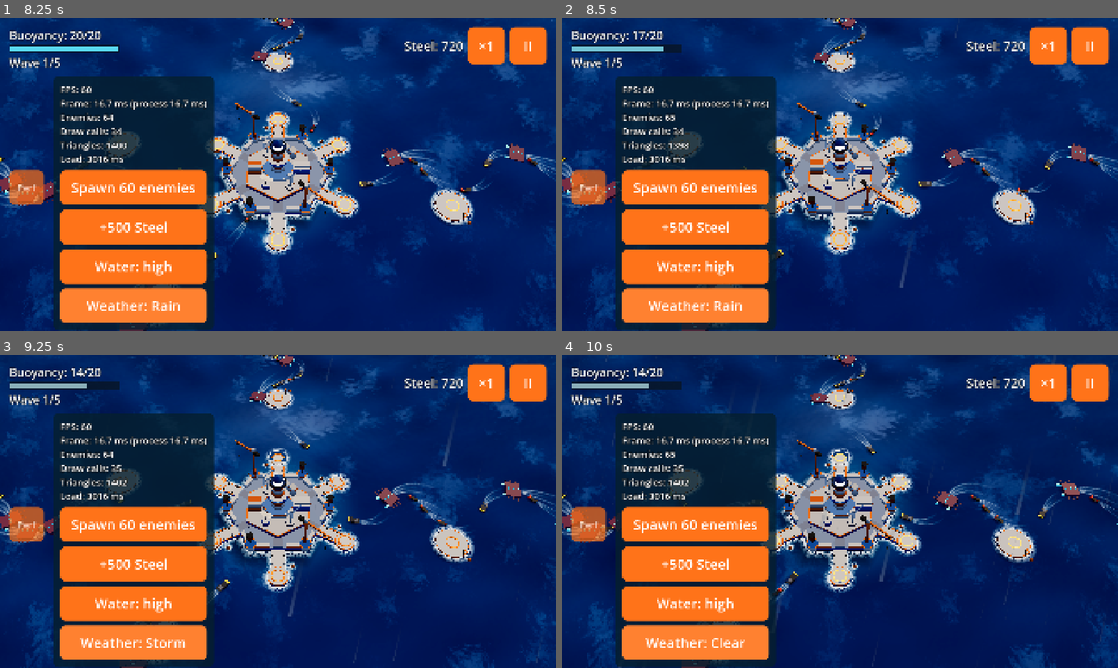
Above: before the commit, frames 1-4 (two rows, left to right).
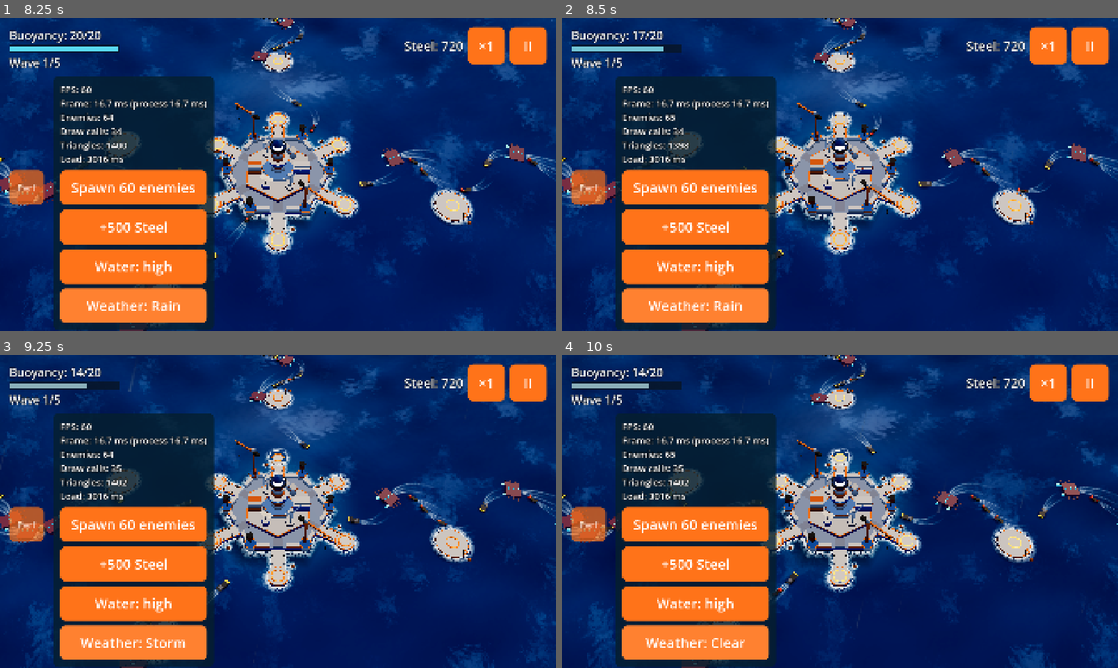
Above: after the commit, the same moments.

Repository: tinydustrystudio-hub/Hai-trinh
Game: Godot game, scene res://main/boot.tscn
The game is run twice, just before and just after one commit, with the same random seed, the same clock (stepped at 60 frames per second) and the same inputs. Sound files missing from this copy of the repository are replaced by a short silence.
Inputs:
- Up to frame 1 (8.25 s): click "×1" at 0.5 s; click "×2" at 1.25 s; click "II" at 2 s; click "Restart" at 2.75 s; click "Call wave" at 3.5 s; click "Perf" at 4.25 s; click "Spawn 60 enemies" at 5 s; click "+500 Steel" at 5.75 s; click "Water: high" at 6.5 s; click "Water: low" at 7.25 s; click "Weather: Clear" at 8 s
- Up to frame 2 (8.5 s): no input
- Up to frame 3 (9.25 s): click "Weather: Rain" at 8.75 s
- Up to frame 4 (10 s): click "Weather: Storm" at 9.5 s

Frame 1 is identical in both runs. In frame 2, less than 0.1% of the frame differs, in the area x 60-71%, y 5-87%; in frame 3, 0.1%; in frame 4, 0.2%, in the area x 7-99%, y 1-100%.

Commit message:
Góp ý 6: mưa nhẹ, mảnh và rơi chậm; phí dùng đảo tự đặt (200, +50)
Co-Authored-By: Claude Sonnet 5.5 <noreply@anthropic.com>
Claude-Session: https://claude.ai/code/session_017DSNC8MWevobFBo6fQDEF6

Diff:
--- a/core/data/economy_data.gd
+++ b/core/data/economy_data.gd
@@ -6,3 +6,29 @@
 @export var wave_bonus: int = 20
 ## Tỉ lệ hoàn lại khi bán lô cốt, trên tổng Thép đã bỏ vào nó.
 @export_range(0.0, 1.0) var sell_refund: float = 0.7
+
+@export_group("Đảo vệ tinh")
+## Đảo là vật phẩm: mua một lần là có mãi. Dùng đảo do người chơi tự đặt vào màn thì tốn phí: đảo tự đặt thứ nhất
+## island_use_base, mỗi đảo tiếp theo cộng thêm island_use_step (200, 250, 300…). Đảo cấp sẵn của màn không tốn phí.
+@export var island_use_base: int = 200
+@export var island_use_step: int = 50
+## Phí dời một đảo đã đặt = giá xây lô cốt rẻ nhất nhân hệ số này (làm tròn xuống, tối thiểu 1).
+@export_range(0.0, 1.0) var island_move_ratio: float = 0.5
+
+
+## Phí dùng đảo tự đặt thứ n (đếm từ 1) trong một màn.
+func island_use_cost(n: int) -> int:
+	return island_use_base + island_use_step * maxi(n - 1, 0)
+
+
+## Tổng phí dùng n đảo tự đặt.
+func island_use_total(n: int) -> int:
+	var total: int = 0
+	for i: int in maxi(n, 0):
+		total += island_use_cost(i + 1)
+	return total
+
+
+## Phí dời đảo, theo giá xây lô cốt rẻ nhất (cấp 1) trong danh sách.
+func island_move_cost(cheapest_tower_cost: int) -> int:
+	return maxi(floori(float(cheapest_tower_cost) * island_move_ratio), 1)
--- a/data/economy.tres
+++ b/data/economy.tres
@@ -6,3 +6,6 @@
 script = ExtResource("1_economy")
 wave_bonus = 20
 sell_refund = 0.7
+island_use_base = 200
+island_use_step = 50
+island_move_ratio = 0.5
--- a/data/weather/rain.tres
+++ b/data/weather/rain.tres
@@ -10,7 +10,7 @@
 wind_swing = 0.15
 wind_period = 30.0
 chop = 1.3
-rain = 0.6
+rain = 0.45
 darkness = 0.25
 lightning_min_seconds = 0.0
 lightning_max_seconds = 0.0
--- a/data/weather/storm.tres
+++ b/data/weather/storm.tres
@@ -10,7 +10,7 @@
 wind_swing = 0.6
 wind_period = 22.0
 chop = 1.8
-rain = 1.0
+rain = 0.8
 darkness = 0.5
 lightning_min_seconds = 5.0
 lightning_max_seconds = 12.0
--- a/fx/lightning_overlay.gd
+++ b/fx/lightning_overlay.gd
@@ -44,9 +44,9 @@
 	_flash.modulate.a = 0.0
 	_tween = create_tween()
 	_tween.set_parallel(false)
-	_tween.tween_property(_flash, "modulate:a", 0.55, 0.04)
-	_tween.tween_property(_flash, "modulate:a", 0.1, 0.07)
-	_tween.tween_property(_flash, "modulate:a", 0.4, 0.04)
+	_tween.tween_property(_flash, "modulate:a", 0.38, 0.05)
+	_tween.tween_property(_flash, "modulate:a", 0.06, 0.08)
+	_tween.tween_property(_flash, "modulate:a", 0.26, 0.05)
 	_tween.tween_property(_flash, "modulate:a", 0.0, FLASH_SECONDS - 0.15)
 	_tween.parallel().tween_property(_bolt, "modulate:a", 0.0, FLASH_SECONDS - 0.15)
 	_tween.parallel().tween_property(_glow, "modulate:a", 0.0, FLASH_SECONDS - 0.15)
--- a/fx/rain_overlay.gdshader
+++ b/fx/rain_overlay.gdshader
@@ -1,33 +1,36 @@
 shader_type canvas_item;
-// Màn mưa phủ toàn màn hình: ba lớp vệt mưa rơi xiên theo gió; lớp gần dày và nhanh, lớp xa mảnh và chậm.
-// intensity (0–1) quyết định mật độ; slant là độ xiên theo gió.
+// Màn mưa nhẹ, mảnh và rơi chậm: ba lớp vệt mưa xiên theo gió; lớp gần thưa, to và nhanh hơn một chút, lớp xa dày hơn,
+// mảnh và chậm. Tốc độ tính theo "chiều cao màn hình mỗi giây" nên không phụ thuộc độ phân giải.
 uniform float intensity : hint_range(0.0, 1.0) = 0.0;
-uniform float slant = 0.15;
+uniform float slant = 0.12;
 uniform float aspect = 1.7778;
 
 float hash(float n) {
 	return fract(sin(n * 127.1) * 43758.5453);
 }
 
-float layer(vec2 uv, float columns, float rows, float speed, float length, float seed, float width) {
-	vec2 p = vec2((uv.x + uv.y * slant) * columns * aspect, uv.y * rows + TIME * speed);
+// columns: số cột; fall: màn hình mỗi giây; streak: độ dài vệt (tỉ lệ ô); width: độ mảnh; density: tỉ lệ cột có mưa.
+float layer(vec2 uv, float columns, float fall, float streak, float width, float density, float seed) {
+	vec2 p = vec2((uv.x + uv.y * slant) * columns * aspect, uv.y * 3.0 + TIME * fall * 3.0);
 	float col = floor(p.x);
-	float r = hash(col + seed);
-	float y = p.y + r * 17.0;
+	float y = p.y + hash(col + seed) * 23.0;
 	float cell = floor(y);
-	float show = step(hash(col * 1.37 + cell * 3.1 + seed), intensity * 0.55);
+	float show = step(hash(col * 1.37 + cell * 3.1 + seed), density);
 	float fy = fract(y);
 	float fx = abs(fract(p.x) - 0.5);
-	float line = (1.0 - smoothstep(width * 0.4, width, fx)) * step(fy, length) * (fy / length);
-	return line * show;
+	float body = 1.0 - smoothstep(width * 0.3, width, fx);
+	// Đầu vệt sáng hơn, đuôi mờ dần.
+	float tail = step(fy, streak) * (fy / streak);
+	return body * tail * show;
 }
 
 void fragment() {
-	float far = layer(UV, 38.0, 6.0, 7.0, 0.5, 1.0, 0.07) * 0.35;
-	float mid = layer(UV, 24.0, 4.0, 11.0, 0.55, 7.0, 0.09) * 0.5;
-	float near = layer(UV, 13.0, 2.5, 17.0, 0.6, 13.0, 0.12) * 0.7;
+	float d = intensity;
+	float far = layer(UV, 46.0, 0.32, 0.30, 0.10, d * 0.28, 1.0) * 0.30;
+	float mid = layer(UV, 30.0, 0.50, 0.34, 0.11, d * 0.22, 7.0) * 0.40;
+	float near = layer(UV, 17.0, 0.78, 0.38, 0.12, d * 0.14, 13.0) * 0.50;
 	float rain = clamp(far + mid + near, 0.0, 1.0);
-	// Phủ một lớp xám lam mỏng cho cảm giác ẩm ướt.
-	float haze = intensity * 0.12;
-	COLOR = vec4(mix(vec3(0.05, 0.1, 0.16), vec3(0.78, 0.86, 0.95), rain), max(rain * 0.55, haze));
+	// Chỉ lớp sương rất mỏng, để biển vẫn rõ.
+	float haze = d * 0.05;
+	COLOR = vec4(mix(vec3(0.10, 0.16, 0.22), vec3(0.82, 0.9, 0.97), rain), max(rain * 0.7, haze));
 }
--- a/tests/test_economy.gd
+++ b/tests/test_economy.gd
@@ -48,3 +48,24 @@
 	var data: EconomyData = load("res://data/economy.tres")
 	assert_eq(data.wave_bonus, 20)
 	assert_almost_eq(data.sell_refund, 0.7, 0.0001)
+
+
+func test_island_use_cost_rises_by_fifty() -> void:
+	# Đảo tự đặt thứ 1 là 200, mỗi đảo tiếp theo +50 (người duyệt chốt 31/10).
+	var rules: EconomyData = load("res://data/economy.tres")
+	assert_eq(rules.island_use_cost(1), 200)
+	assert_eq(rules.island_use_cost(2), 250)
+	assert_eq(rules.island_use_cost(4), 350)
+	assert_eq(rules.island_use_total(0), 0)
+	assert_eq(rules.island_use_total(4), 200 + 250 + 300 + 350)
+
+
+func test_island_move_cost_is_half_cheapest_tower() -> void:
+	var rules: EconomyData = load("res://data/economy.tres")
+	var cheapest: int = 9999
+	for path: String in ["machine_gun", "glue_sprayer", "light_beam"]:
+		var data: TowerData = load("res://data/towers/%s.tres" % path)
+		cheapest = mini(cheapest, data.level(1).steel_cost)
+	assert_eq(cheapest, 60)
+	assert_eq(rules.island_move_cost(cheapest), 30)
+	assert_eq(rules.island_move_cost(1), 1, "tối thiểu 1")
